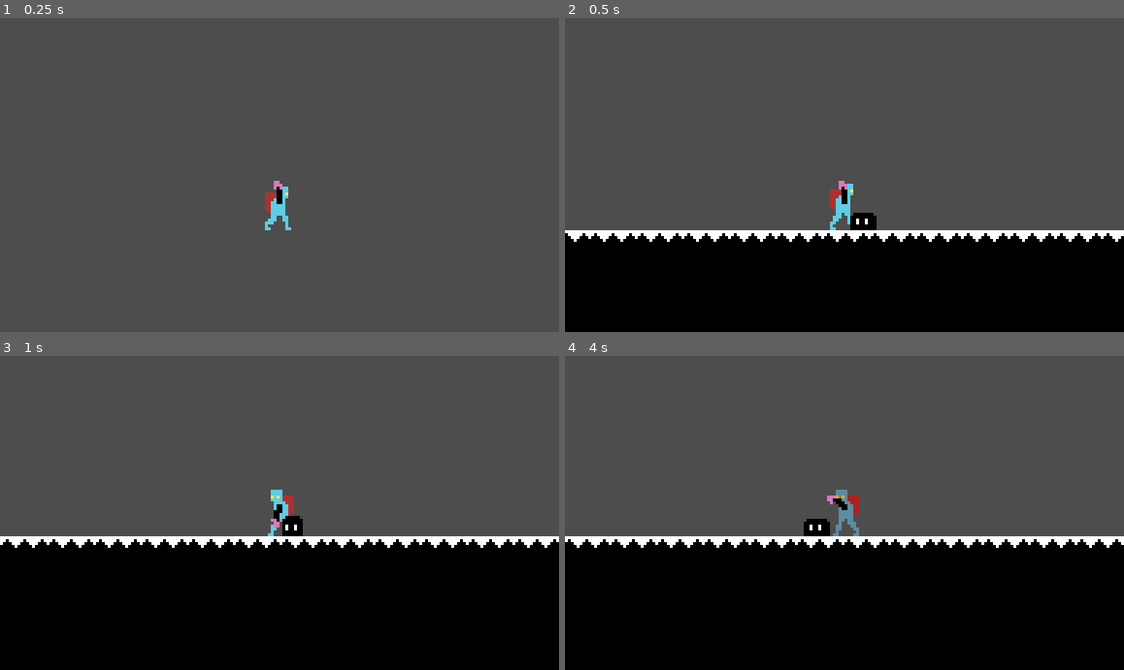
Above: before the commit, frames 1-4 (two rows, left to right).
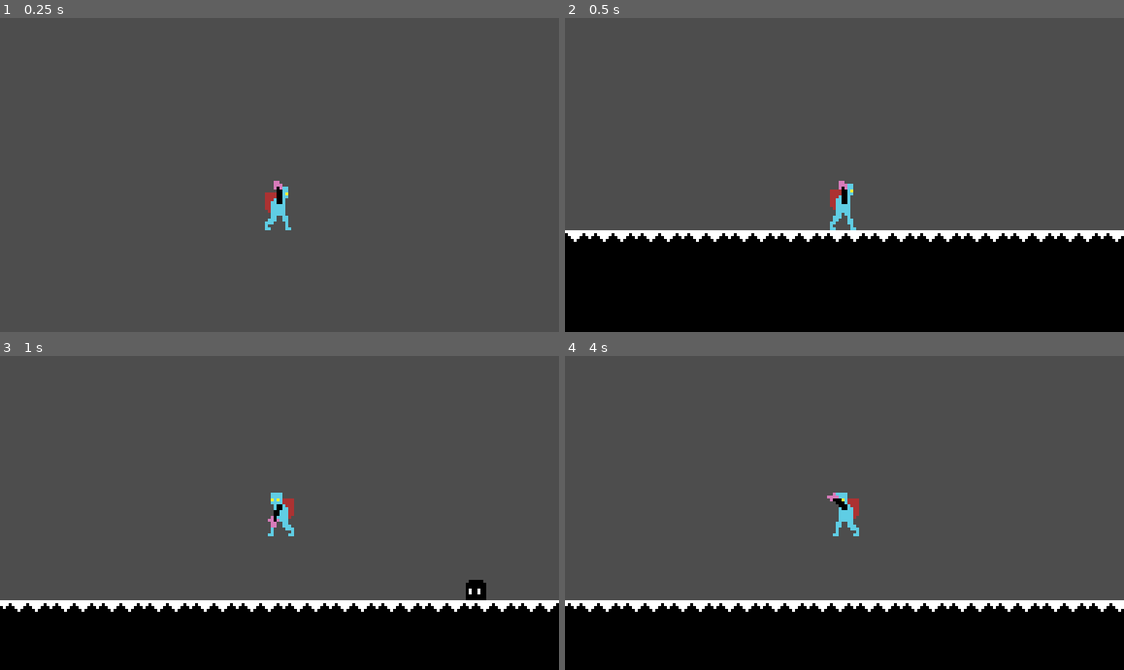
Above: after the commit, the same moments.

Repository: Bbubbee/Qman
Game: Godot game, scene res://scenes/main/main.tscn
Two runs of this game, one before a commit and one after it. Both use one fixed random seed, a clock stepped at 60 frames per second and the inputs below.
Inputs (mouse positions are in pixels of both pictures, inside the frame that each line leads up to):
- Up to frame 1 (0.25 s): no input
- Up to frame 2 (0.5 s): no input
- Up to frame 3 (1 s): move the mouse to (251, 575) at 0.52 s; press the mouse at (251, 575) at 0.53 s; hold D (right) from 0.53 s (still down); tap Space (jump) at 0.77 s
- Up to frame 4 (4 s): move the mouse to (1012, 560) at 1.27 s; release the mouse at (1012, 560) at 1.28 s; click (1012, 560) at 1.35 s; tap Space (jump) at 1.52, 3.02, 3.77 s; move the mouse to (676, 465) at 2.02 s; release D (right) at 2.03 s; press the mouse at (676, 465) at 2.03 s; hold A (left) from 2.03 s (still down); move the mouse to (872, 513) at 2.77 s; release the mouse at (872, 513) at 2.78 s; click (872, 513) at 2.85 s; move the mouse to (760, 434) at 3.52 s; press the mouse at (760, 434) at 3.53 s

Frame 1 is identical in both runs. In frame 2, 0.3% of the frame differs, in the area x 51-56%, y 62-68%; in frame 3, 23%; in frame 4, 23%, in the area x 0-100%, y 42-82%.

Commit message:
basic particles and event singelton

Diff:
--- a/components/h_boxes/health_component.gd
+++ b/components/h_boxes/health_component.gd
@@ -17,6 +17,7 @@
 	# Handle the direction of knockback.
 	var direction = (actor.global_position - attack.global_position).normalized()
 	attack.direction = direction
+	print(direction)
 
 	if health >= 0:
 		handle_attack.emit(attack, false)
--- a/project.godot
+++ b/project.godot
@@ -14,6 +14,10 @@
 run/main_scene="res://scenes/main/main.tscn"
 config/features=PackedStringArray("4.2", "Mobile")
 config/icon="res://assets/icon.svg"
+
+[autoload]
+
+Events="*res://scenes/main/events.gd"
 
 [display]
 
--- /dev/null
+++ b/scenes/dust_particles/dust_particle.gd
@@ -0,0 +1,17 @@
+extends CharacterBody2D
+
+
+const SPEED = 300.0
+const JUMP_VELOCITY = -400.0
+
+# Get the gravity from the project settings to be synced with RigidBody nodes.
+var gravity: int = ProjectSettings.get_setting("physics/2d/default_gravity")
+
+
+func _physics_process(delta: float) -> void:
+	# Add the gravity.
+	if not is_on_floor():
+		velocity.y += gravity * delta
+
+
+	move_and_slide()
--- /dev/null
+++ b/scenes/dust_particles/dust_particle.tscn
@@ -0,0 +1,16 @@
+[gd_scene load_steps=2 format=3 uid="uid://ct7roso4rgv7o"]
+
+[ext_resource type="Script" path="res://scenes/dust_particles/dust_particle.gd" id="1_hxhb6"]
+
+[node name="DustParticle" type="CharacterBody2D"]
+collision_layer = 0
+collision_mask = 9
+script = ExtResource("1_hxhb6")
+
+[node name="CollisionPolygon2D" type="CollisionPolygon2D" parent="."]
+polygon = PackedVector2Array(0, 0, 0, 0, 2, 0, 2, 2, 0, 2)
+
+[node name="Polygon2D" type="Polygon2D" parent="."]
+scale = Vector2(0.240001, 0.240001)
+color = Color(0, 0, 0, 1)
+polygon = PackedVector2Array(0, 0, 8, 0, 8, 8, 0, 8)
--- a/scenes/enemies/baby/dust_baby.tscn
+++ b/scenes/enemies/baby/dust_baby.tscn
@@ -109,7 +109,7 @@
 }
 
 [node name="HealthComponent" parent="Components" index="0"]
-max_health = 10.0
+max_health = 2.08165e-12
 
 [node name="Collider" parent="Components/HurtHitBox" index="0"]
 position = Vector2(0.5, 4.5)
--- a/scenes/enemies/basic_enemy/enemy.gd
+++ b/scenes/enemies/basic_enemy/enemy.gd
@@ -1,6 +1,7 @@
 extends CharacterBody2D
 
 const SPEED = 20
+const DUST_PARTICLE = preload("res://scenes/dust_particles/dust_particle.tscn")
 
 @onready var state_machine: Node = $StateMachine
 @onready var sprite_2d: Sprite2D = $General/Sprite
--- a/scenes/enemies/basic_enemy/enemy_death_state.gd
+++ b/scenes/enemies/basic_enemy/enemy_death_state.gd
@@ -4,6 +4,18 @@
 func enter(_enter_params = null):
 	actor.animator.play("death")
 
+	Events.spawn_particles.emit(actor.position)
+
+	# Spawn a bunch of dust particles
+	#for x in randi_range(3, 15):
+		#var dust = actor.DUST_PARTICLE.instantiate()
+		#
+		## Make the dust spawn in a random spot on a cone.
+		#dust.position = actor.position + Vector2(randf_range(-10, 10), randf_range(-10, 0))
+		#
+		#var root = get_tree().get_root()
+		#root.add_child(dust)
+
 
 func _on_animator_animation_finished(anim_name: StringName) -> void:
 	if anim_name == "death":
--- /dev/null
+++ b/scenes/main/events.gd
@@ -0,0 +1,3 @@
+extends Node
+
+signal spawn_particles(pos: Vector2)
--- a/scenes/main/main.tscn
+++ b/scenes/main/main.tscn
@@ -1,10 +1,11 @@
-[gd_scene load_steps=6 format=3 uid="uid://bv83i6rv3yt8n"]
+[gd_scene load_steps=7 format=3 uid="uid://bv83i6rv3yt8n"]
 
 [ext_resource type="Script" path="res://scenes/main/main.gd" id="1_8xiv0"]
 [ext_resource type="PackedScene" uid="uid://d0ruhrtm1drso" path="res://scenes/tiles/level_tile_map.tscn" id="2_45t53"]
 [ext_resource type="PackedScene" uid="uid://dpwtpkyvf7juq" path="res://scenes/player/player.tscn" id="3_o4a5t"]
-[ext_resource type="PackedScene" uid="uid://bdxw4ul5106p4" path="res://scenes/enemies/dust/baby.tscn" id="4_cgpj8"]
+[ext_resource type="PackedScene" uid="uid://bdxw4ul5106p4" path="res://scenes/enemies/dust/spitter.tscn" id="4_cgpj8"]
 [ext_resource type="PackedScene" uid="uid://c1tmlhlu2k430" path="res://scenes/enemies/baby/dust_baby.tscn" id="5_00mne"]
+[ext_resource type="Script" path="res://scenes/main/particle_spawner.gd" id="6_laqpe"]
 
 [node name="Main" type="Node2D"]
 script = ExtResource("1_8xiv0")
@@ -23,10 +24,15 @@
 layer_0/tile_data = PackedInt32Array(393216, 65537, 0, 458752, 65537, 1, 524288, 65537, 1, 524289, 65537, 1, 458753, 65 …(54214 unchanged characters)…
 metadata/_edit_lock_ = true
 
-[node name="Player" parent="." instance=ExtResource("3_o4a5t")]
+[node name="Actors" type="Node2D" parent="."]
 
-[node name="Dust" parent="." instance=ExtResource("4_cgpj8")]
+[node name="Player" parent="Actors" instance=ExtResource("3_o4a5t")]
+
+[node name="Dust" parent="Actors" instance=ExtResource("4_cgpj8")]
 position = Vector2(306, 68)
 
-[node name="DustBaby" parent="." instance=ExtResource("5_00mne")]
-position = Vector2(15, 52)
+[node name="DustBaby" parent="Actors" instance=ExtResource("5_00mne")]
+position = Vector2(134, 59)
+
+[node name="ParticleSpawner" type="Node2D" parent="."]
+script = ExtResource("6_laqpe")
--- /dev/null
+++ b/scenes/main/particle_spawner.gd
@@ -0,0 +1,18 @@
+
+extends Node2D
+
+const DUST_PARTICLE = preload("res://scenes/dust_particles/dust_particle.tscn")
+
+
+func _ready() -> void:
+	# Connect spawn particle signal.
+	Events.spawn_particles.connect(_on_spawn_particles)
+
+
+func _on_spawn_particles(pos: Vector2):
+	print("Spawn particles")
+	for i in randi_range(8, 15):
+		print("spawning a dist")
+		var dust = DUST_PARTICLE.instantiate()
+		dust.position = pos + Vector2(i*5, 0)
+		self.add_child(dust)
--- a/scenes/player/states/state_machine.gd
+++ b/scenes/player/states/state_machine.gd
@@ -59,6 +59,11 @@
 	# Leave the current state and go to the next.
 	if current_state: current_state.exit()
 	new_state.enter(enter_params)
+	#new_state.call_deferred("enter", enter_params)
+		# Note: I changed this to call_deferred.
+		# This could have unintended repurcussions.
+		# It did! I don't know what it did exactly. It messed with the state
+		# transitions.
 	current_state = new_state
 
 	finished_transitioning = true
--- /dev/null
+++ b/scenes/test/particle_test.tscn
@@ -0,0 +1,8 @@
+[gd_scene load_steps=2 format=3 uid="uid://cvbcxb8a6csh"]
+
+[sub_resource type="ParticleProcessMaterial" id="ParticleProcessMaterial_np2du"]
+particle_flag_disable_z = true
+gravity = Vector3(2.08165e-12, 2.08165e-12, 2.08165e-12)
+
+[node name="ParticleTest" type="GPUParticles2D"]
+process_material = SubResource("ParticleProcessMaterial_np2du")
Renamed: scenes/enemies/dust/baby.tscn -> scenes/enemies/dust/spitter.tscn
